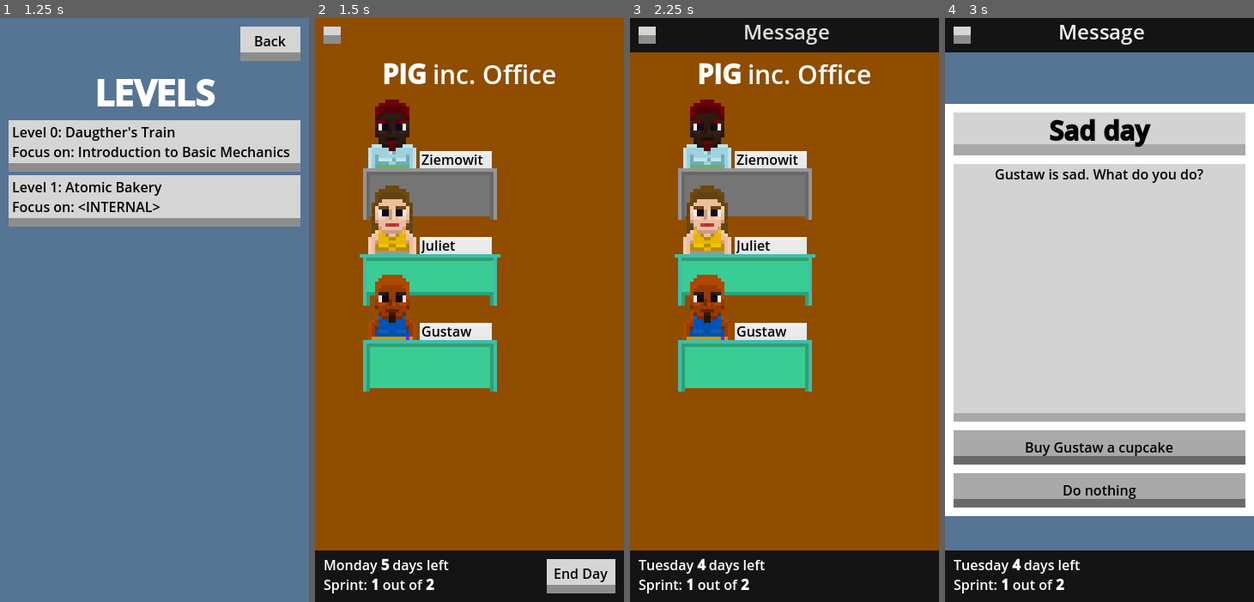
Above: before the commit, frames 1-4 (left to right).
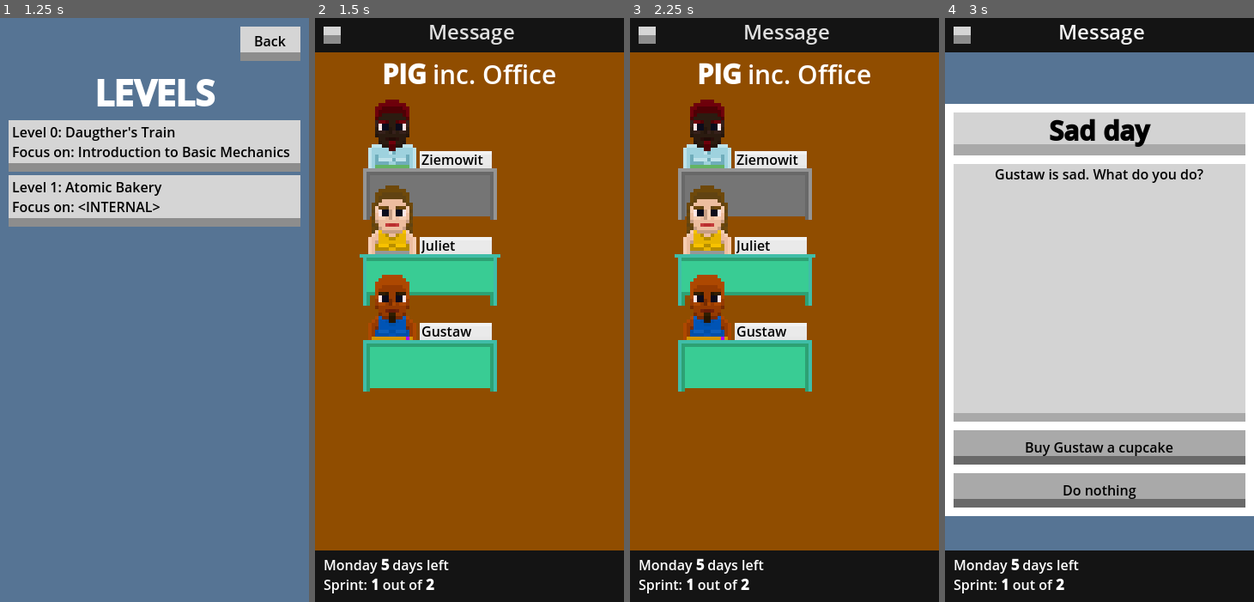
Above: after the commit, the same moments.

Repository: ltbk2023/pig
Game: Godot game, scene res://main.tscn
Two runs of this game, one before a commit and one after it. Both use one fixed random seed, a clock stepped at 60 frames per second and the inputs below.
Inputs (mouse positions are in pixels of both pictures, inside the frame that each line leads up to):
- Up to frame 1 (1.25 s): click "Play" at 0.5 s
- Up to frame 2 (1.5 s): click "Level 1: Atomic Bakery Focus …" at 1.25 s
- Up to frame 3 (2.25 s): click (895, 578) at 2 s, where only the run before the commit has a clickable "End Day"
- Up to frame 4 (3 s): click "Message" at 2.75 s

Frame 1 is identical in both runs. In frame 2, 7.0% of the frame differs, in the area x 0-100%, y 0-99%; in frame 3, 0.5%; in frame 4, 0.5%.

Commit message:
PIG-309: Display first card

Diff:
--- a/PIG/card/card_generator.gd
+++ b/PIG/card/card_generator.gd
@@ -4,19 +4,34 @@
 
 # Dictionary that holds story cards parsed from the file under :json_path
 var story_cards: Array[CardDTO]
+var story_cards_per_turn: Dictionary = {}
 
 # Called when the node enters the scene tree for the first time.
 func _ready():
 	randomize()
+
+func configure_for_turn(dict):
+	for number in dict:
+		var path = dict[number]["path"]
+		var data = load(path).data
+		var sc = data[dict[number]["index"]]
+		var card = CardDTO.new()
+		card.load(sc)
+		story_cards_per_turn[number] = card
 
 func configure_from_data(data):
 	story_cards = []
 	for sc in data:
 		var card = CardDTO.new()
 		card.load(sc)
+		if sc.has("turn"):
+			story_cards_per_turn[sc["turn"]] = card
 		story_cards.append(card)
 
 func configure_from_presets(dict):
+	if dict.has("cards_per_turn"):
+		configure_for_turn(dict["cards_per_turn"])
+		dict.erase("cards_per_turn")
 	var story_cards_data = []
 	for path in dict:
 		var data = load(path).data
@@ -28,13 +43,25 @@
 	var data = []
 	for card in story_cards:
 		data.append(card.to_json())
+	var cards_per_turn = {}
+	for number in story_cards_per_turn:
+		var card = story_cards_per_turn[number]
+		var json_card = card.to_json()
+		json_card["turn"] = number
+		data.append(json_card)
 	return data
+
 # Called every frame. 'delta' is the elapsed time since the previous frame.
 func _process(delta):
 	pass
 
 # Return a random entry from the JSON File
-func generate_card() -> CardDTO:
+func generate_card(turn: int) -> CardDTO:
+	var str_turn = str(turn)
+	if story_cards_per_turn.has(str_turn):
+		var card = story_cards_per_turn[str_turn]
+		story_cards_per_turn.erase(str_turn)
+		return card
 	if story_cards.size() == 0:
 		return null
 	var card_id = randi_range(0, story_cards.size() - 1)
--- a/PIG/card/deck_master.gd
+++ b/PIG/card/deck_master.gd
@@ -9,7 +9,7 @@
 signal card_hidden(owner)
 
 # Stores all employees present in the game
-var employees
+var employees = null
 
 # Called when the node enters the scene tree for the first time.
 func _ready():
@@ -20,11 +20,11 @@
 	pass
 
 # Return a filled out card generated by the Card Generator
-func get_card() -> StoryCard:
+func get_card(turn: int) -> StoryCard:
 	var card_dto:CardDTO
 	var chosen_employees
 	while (true):
-		card_dto = $CardGenerator.generate_card()
+		card_dto = $CardGenerator.generate_card(turn)
 		if card_dto == null:
 			return null
 		chosen_employees = choose_employees(
--- a/PIG/game/game.gd
+++ b/PIG/game/game.gd
@@ -438,9 +438,9 @@
 
 # Called at the beginning of each day. Fetch a story card from the Deck Master
 func draw_story_card():
-	if __current_turn == 1:
+	if $DeckMaster.employees == null:
 		$DeckMaster.employees = $Office.get_employees()
-	var card = $DeckMaster.get_card()
+	var card = $DeckMaster.get_card(__current_turn)
 	if card != null:
 		$CanvasLayer/Message.visible = true
 
--- a/PIG/level/level_1.json
+++ b/PIG/level/level_1.json
@@ -102,6 +102,12 @@
 	},
 	"cards_presets":{
 		"res://card/presets/comforting_cards.json":[0,1,2,3,4],
-		"res://level/level_1_cards.json":[0,1,2,3,4,5]
+		"res://level/level_1_cards.json":[0,1,2,3,4,5],
+		"cards_per_turn":{
+			"0" : {
+				"path" : "res://level/level_1_cards.json",
+				"index" : 6
+			}
+		}
 	}
 }
--- a/PIG/level/level_1_cards.json
+++ b/PIG/level/level_1_cards.json
@@ -192,5 +192,20 @@
 				}
 			}
 		]
+	},
+	{
+		"employee_number": 0,
+		"employee_filter": null,
+		"title": "Daugther's Train",
+		"text": "Your daughter came to you in tears and said that she has to create a model of a train for school in a week, but she doesn't know how to do it. Apparently, she had a whole month for it, but she has found out right now. It looks like the whole family will have to get to work on it.",
+		"options":
+		[
+			{
+				"text": "Ok, let's do it!",
+				"effects":
+				{
+				}
+			}
+		]
 	}
 ]
--- a/PIG/main.gd
+++ b/PIG/main.gd
@@ -87,7 +87,7 @@
 	if dict.has("cards_presets"):
 			$Game/DeckMaster/CardGenerator.configure_from_presets(dict["cards_presets"])
 	else:
-			$Game/DeckMaster/CardGenerator. configure_from_data(dict["cards_data"])
+			$Game/DeckMaster/CardGenerator.configure_from_data(dict["cards_data"])
 
 	# remove current issues
 	for issue in $Game/Backlog.get_issues():
@@ -133,6 +133,10 @@
 
 	# add max importance to sprint_end
 	$Game/SprintEnd.set_max_client_importance(max_client_importance)
+
+	# Add first card
+	$Game.draw_story_card()
+	$Game/CanvasLayer/Button.visible = not $Game/DeckMaster.has_card()
 
 func start_level(file: String,internal:bool):
 	var game = load("res://game/game.tscn").instantiate()
